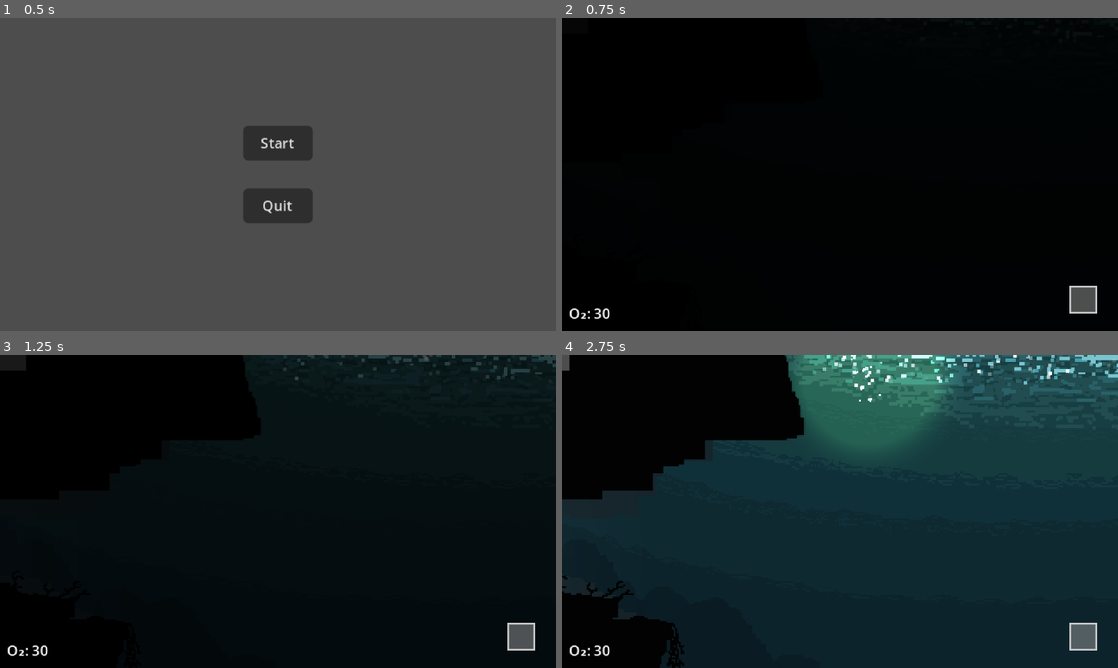
Above: before the commit, frames 1-4 (two rows, left to right).
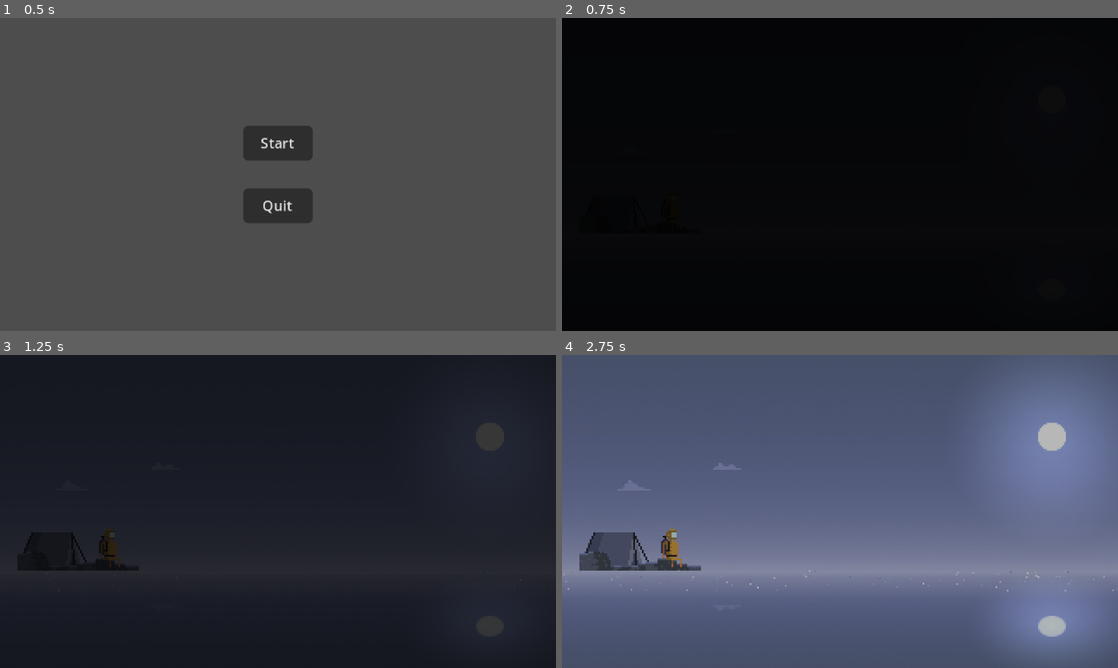
Above: after the commit, the same moments.

Repository: slowstate/atlantis
Game: Godot game, scene res://menus/main_menu/main_menu.tscn
The game is run twice, just before and just after one commit, with the same random seed, the same clock (stepped at 60 frames per second) and the same inputs. The engine's default icon, where the game draws it, is replaced by a stand-in: a white triangle on a blue panel in a dark square.
Inputs (mouse positions are in pixels of both pictures, inside the frame that each line leads up to):
- Up to frame 1 (0.5 s): no input
- Up to frame 2 (0.75 s): click "Start" at 0.5 s
- Up to frame 3 (1.25 s): no input
- Up to frame 4 (2.75 s): move the mouse to (962, 495) at 1.27 s; hold D (player_move_right) 1.28-2.03 s; hold F (player_interact) 1.28-2.03 s; move the mouse to (728, 527) at 2.02 s; hold S (player_move_down) from 2.03 s (still down); tap G (god_mode) at 2.1 s; tap F (player_interact) at 2.3 s

Frame 1 is identical in both runs. In frame 2, 0.6% of the frame differs, in the area x 1-97%, y 85-97%; in frame 3, 58%; in frame 4, 100%, in the area x 0-100%, y 0-100%.

Commit message:
Added opening cutscene, WIP fixing spawn points

Diff:
--- a/atlantis/argo/argo.tscn
+++ b/atlantis/argo/argo.tscn
@@ -53,7 +53,7 @@
 radius = 7.0
 
 [node name="Argo" type="CharacterBody2D"]
-z_index = 50
+z_index = 8
 collision_layer = 4
 collision_mask = 2
 floor_stop_on_slope = false
--- a/atlantis/menus/inventory/inventory.tscn
+++ b/atlantis/menus/inventory/inventory.tscn
@@ -228,7 +228,7 @@
 horizontal_alignment = 1
 
 [node name="ContentLabel" type="Label" parent="TextureRect/Info"]
-custom_minimum_size = Vector2(100, 80)
+custom_minimum_size = Vector2(90, 90)
 layout_mode = 2
 size_flags_horizontal = 4
 text = "Content goes here"
--- a/atlantis/menus/main_menu/main_menu.gd
+++ b/atlantis/menus/main_menu/main_menu.gd
@@ -1,6 +1,6 @@
 extends Node2D
 
-const WORLD = preload("uid://chhtc74hdy2e5")
+const OPENING_SCENE = preload("uid://cfmj22pmpp3tn")
 
 
 func _ready() -> void:
@@ -8,7 +8,7 @@
 
 
 func _on_start_button_pressed() -> void:
-	get_tree().change_scene_to_packed(WORLD)
+	get_tree().change_scene_to_packed(OPENING_SCENE)
 
 
 func _on_quit_button_pressed() -> void:
--- a/atlantis/player/player.gd
+++ b/atlantis/player/player.gd
@@ -192,7 +192,9 @@
 
 	player_state_machine.set_state("OxygenDepletingState")
 	oxygen = OXYGEN_MAX
-	enter_argo(true)
+
+	if spawn_point.owner is Argo:
+		enter_argo(true)
 
 	SignalBus.player_respawned.emit()
 
--- a/atlantis/player/player.tscn
+++ b/atlantis/player/player.tscn
@@ -1,9 +1,10 @@
-[gd_scene load_steps=42 format=3 uid="uid://j51i3vf5hn3d"]
+[gd_scene load_steps=47 format=3 uid="uid://j51i3vf5hn3d"]
 
 [ext_resource type="Script" uid="uid://d33wj2wxlurur" path="res://player/player.gd" id="1_oul6g"]
 [ext_resource type="Texture2D" uid="uid://bhsbeiho1ftwj" path="res://player/player.png" id="2_g1dw6"]
 [ext_resource type="Texture2D" uid="uid://drn2wfpxrdplg" path="res://player/player_jump_off.png" id="3_ebec5"]
 [ext_resource type="PackedScene" uid="uid://dgksxox3np48f" path="res://menus/inventory/inventory.tscn" id="3_g1dw6"]
+[ext_resource type="Texture2D" uid="uid://crss4sr06xmor" path="res://player/player_interact.png" id="3_kb6p2"]
 [ext_resource type="PackedScene" uid="uid://do72rdi1hrydt" path="res://player/hud/item_selector/item_selector.tscn" id="4_rgyib"]
 [ext_resource type="Texture2D" uid="uid://c3dtey7lxhtqa" path="res://player/player_swim.png" id="4_yllr7"]
 [ext_resource type="Script" uid="uid://cws56lrnieioe" path="res://player/PlayerStateMachine/player_state_machine.gd" id="4_yw30f"]
@@ -40,7 +41,23 @@
 
 [sub_resource type="AtlasTexture" id="AtlasTexture_kb6p2"]
 atlas = ExtResource("2_g1dw6")
-region = Rect2(0, 0, 10, 25)
+region = Rect2(0, 0, 40, 40)
+
+[sub_resource type="AtlasTexture" id="AtlasTexture_knn7v"]
+atlas = ExtResource("3_kb6p2")
+region = Rect2(0, 0, 40, 40)
+
+[sub_resource type="AtlasTexture" id="AtlasTexture_7pqkx"]
+atlas = ExtResource("3_kb6p2")
+region = Rect2(40, 0, 40, 40)
+
+[sub_resource type="AtlasTexture" id="AtlasTexture_uw77l"]
+atlas = ExtResource("3_kb6p2")
+region = Rect2(80, 0, 40, 40)
+
+[sub_resource type="AtlasTexture" id="AtlasTexture_rptt4"]
+atlas = ExtResource("3_kb6p2")
+region = Rect2(120, 0, 40, 40)
 
 [sub_resource type="AtlasTexture" id="AtlasTexture_wodsf"]
 atlas = ExtResource("3_ebec5")
@@ -108,7 +125,19 @@
 "name": &"default",
 "speed": 1.0
 }, {
-"frames": [],
+"frames": [{
+"duration": 1.0,
+"texture": SubResource("AtlasTexture_knn7v")
+}, {
+"duration": 1.0,
+"texture": SubResource("AtlasTexture_7pqkx")
+}, {
+"duration": 1.0,
+"texture": SubResource("AtlasTexture_uw77l")
+}, {
+"duration": 1.0,
+"texture": SubResource("AtlasTexture_rptt4")
+}],
 "loop": false,
 "name": &"interact",
 "speed": 10.0
@@ -237,6 +266,7 @@
 [node name="PlayerSprite" type="AnimatedSprite2D" parent="."]
 light_mask = 0
 sprite_frames = SubResource("SpriteFrames_knn7v")
+animation = &"jump_off"
 
 [node name="Camera2D" type="Camera2D" parent="."]
 limit_top = 0
--- a/atlantis/world/crystal_city/buildings/warehouse/warehouse_generator/warehouse_generator.gd
+++ b/atlantis/world/crystal_city/buildings/warehouse/warehouse_generator/warehouse_generator.gd
@@ -4,15 +4,12 @@
 var interacted := false
 
 @onready var photonic_invertor: PhotonicInvertor = $PhotonicInvertor
-
-
-func _ready() -> void:
-	photonic_invertor.visible = false
+@onready var panel: Sprite2D = $Panel
 
 
 func _on_interactable_just_interacted() -> void:
 	if Globals.player.currently_selected_tool == Ids.Items.MiningTool:
 		if !interacted:
 			interacted = true
-			photonic_invertor.visible = true
+			panel.visible = false
 			# photonic_invertor.play_animation()
--- a/atlantis/world/crystal_city/buildings/warehouse/warehouse_generator/warehouse_generator.tscn
+++ b/atlantis/world/crystal_city/buildings/warehouse/warehouse_generator/warehouse_generator.tscn
@@ -12,9 +12,10 @@
 script = ExtResource("1_mf2ym")
 
 [node name="PhotonicInvertor" parent="." instance=ExtResource("3_ehj8r")]
+z_index = 1
 position = Vector2(-2, 2)
 
-[node name="Sprite2D" type="Sprite2D" parent="."]
+[node name="Panel" type="Sprite2D" parent="."]
 position = Vector2(1, 0.5)
 texture = ExtResource("2_rbkaf")
 
--- a/atlantis/world/crystal_city/crystal_city.tscn
+++ b/atlantis/world/crystal_city/crystal_city.tscn
@@ -198,7 +198,7 @@
 position = Vector2(777, 1059)
 
 [node name="WarehouseInterior" parent="." instance=ExtResource("3_5r0gn")]
-position = Vector2(1048, 956)
+position = Vector2(1044, 956)
 
 [node name="Warehouse" parent="." instance=ExtResource("1_p0dhy")]
 position = Vector2(1048, 1059)
--- /dev/null
+++ b/atlantis/world/opening/opening_scene.gd
@@ -0,0 +1,31 @@
+extends Node2D
+
+const WORLD = preload("uid://chhtc74hdy2e5")
+
+@onready var fade_in_overlay: Sprite2D = $FadeInOverlay
+@onready var fade_in_timer: Timer = $FadeInTimer
+@onready var animated_sprite_2d: AnimatedSprite2D = $AnimatedSprite2D
+@onready var animation_player: AnimationPlayer = $AnimationPlayer
+@onready var water_splash_particles: GPUParticles2D = $WaterSplashParticles
+
+
+func _ready() -> void:
+	animated_sprite_2d.play("default")
+	fade_in_overlay.visible = true
+	fade_in_overlay.modulate.a = 1.0
+	fade_in_timer.start(3.0)
+
+
+func _process(_delta: float) -> void:
+	if !fade_in_timer.is_stopped():
+		fade_in_overlay.modulate.a = 1.0 - TimerUtils.timer_progress(fade_in_timer)
+
+
+func _on_fade_in_timer_timeout() -> void:
+	await get_tree().create_timer(2.0).timeout
+	animated_sprite_2d.play("jump_off")
+	animation_player.play("jump_off")
+	await get_tree().create_timer(0.45).timeout
+	water_splash_particles.emitting = true
+	await get_tree().create_timer(0.1).timeout
+	get_tree().change_scene_to_packed(WORLD)
--- /dev/null
+++ b/atlantis/world/opening/opening_scene.tscn
@@ -0,0 +1,238 @@
+[gd_scene load_steps=28 format=3 uid="uid://cfmj22pmpp3tn"]
+
+[ext_resource type="Texture2D" uid="uid://c71rkj41ho73l" path="res://world/opening/opening_scene.png" id="1_i7n71"]
+[ext_resource type="Script" uid="uid://d04ii4w0xspsr" path="res://world/opening/opening_scene.gd" id="1_yfivt"]
+[ext_resource type="Texture2D" uid="uid://drn2wfpxrdplg" path="res://player/player_jump_off.png" id="3_qxmy1"]
+[ext_resource type="Texture2D" uid="uid://b6t46gcedg7ao" path="res://world/opening/opening_scene_water.png" id="4_qxmy1"]
+
+[sub_resource type="AtlasTexture" id="AtlasTexture_18swj"]
+atlas = ExtResource("3_qxmy1")
+region = Rect2(0, 0, 40, 40)
+
+[sub_resource type="AtlasTexture" id="AtlasTexture_oftnv"]
+atlas = ExtResource("3_qxmy1")
+region = Rect2(0, 0, 40, 40)
+
+[sub_resource type="AtlasTexture" id="AtlasTexture_km1f2"]
+atlas = ExtResource("3_qxmy1")
+region = Rect2(40, 0, 40, 40)
+
+[sub_resource type="AtlasTexture" id="AtlasTexture_g16jo"]
+atlas = ExtResource("3_qxmy1")
+region = Rect2(80, 0, 40, 40)
+
+[sub_resource type="AtlasTexture" id="AtlasTexture_rewee"]
+atlas = ExtResource("3_qxmy1")
+region = Rect2(120, 0, 40, 40)
+
+[sub_resource type="SpriteFrames" id="SpriteFrames_co3hy"]
+animations = [{
+"frames": [{
+"duration": 1.0,
+"texture": SubResource("AtlasTexture_18swj")
+}],
+"loop": false,
+"name": &"default",
+"speed": 5.0
+}, {
+"frames": [{
+"duration": 1.0,
+"texture": SubResource("AtlasTexture_oftnv")
+}, {
+"duration": 1.0,
+"texture": SubResource("AtlasTexture_km1f2")
+}, {
+"duration": 1.0,
+"texture": SubResource("AtlasTexture_g16jo")
+}, {
+"duration": 1.0,
+"texture": SubResource("AtlasTexture_rewee")
+}],
+"loop": false,
+"name": &"jump_off",
+"speed": 20.0
+}]
+
+[sub_resource type="Animation" id="Animation_66mpu"]
+resource_name = "jump_off"
+tracks/0/type = "bezier"
+tracks/0/imported = false
+tracks/0/enabled = true
+tracks/0/path = NodePath("AnimatedSprite2D:position:x")
+tracks/0/interp = 1
+tracks/0/loop_wrap = true
+tracks/0/keys = {
+"handle_modes": PackedInt32Array(0, 1, 3, 3, 0),
+"points": PackedFloat32Array(63, 0, 0, 0, 0, 63, 0, 0, 0, 0, 81.5, -0.06666668, -7, 0.06666668, 7, 103, -0.09874153, -2.5, 0.09874153, 2.5, 104, 0, 0, 0, 0),
+"times": PackedFloat32Array(0, 0.000854454, 0.2, 0.56666666, 0.6)
+}
+tracks/1/type = "bezier"
+tracks/1/imported = false
+tracks/1/enabled = true
+tracks/1/path = NodePath("AnimatedSprite2D:position:y")
+tracks/1/interp = 1
+tracks/1/loop_wrap = true
+tracks/1/keys = {
+"handle_modes": PackedInt32Array(0, 3, 3, 0, 0),
+"points": PackedFloat32Array(111, 0, 0, 0, 0, 113.5, -0.0002136135, 0, 0.0002136135, 0, 100, -0.06666667, 5, 0.06666667, -5, 106.5, -0.03333333, -3, 0.03333333, 3, 142, 0, 0, 0, 0),
+"times": PackedFloat32Array(0, 0.000854454, 0.1, 0.36666667, 0.6)
+}
+
+[sub_resource type="Animation" id="Animation_bjfkh"]
+length = 0.001
+tracks/0/type = "bezier"
+tracks/0/imported = false
+tracks/0/enabled = true
+tracks/0/path = NodePath("AnimatedSprite2D:position:x")
+tracks/0/interp = 1
+tracks/0/loop_wrap = true
+tracks/0/keys = {
+"handle_modes": PackedInt32Array(0, 0),
+"points": PackedFloat32Array(63, 0, 0, 0, 0, 63, 0, 0, 0, 0),
+"times": PackedFloat32Array(0, 0.000854454)
+}
+tracks/1/type = "bezier"
+tracks/1/imported = false
+tracks/1/enabled = true
+tracks/1/path = NodePath("AnimatedSprite2D:position:y")
+tracks/1/interp = 1
+tracks/1/loop_wrap = true
+tracks/1/keys = {
+"handle_modes": PackedInt32Array(0, 0),
+"points": PackedFloat32Array(111, 0, 0, 0, 0, 113.5, -0.0002136135, 0, 0.0002136135, 0),
+"times": PackedFloat32Array(0, 0.000854454)
+}
+
+[sub_resource type="AnimationLibrary" id="AnimationLibrary_4avxg"]
+_data = {
+&"RESET": SubResource("Animation_bjfkh"),
+&"jump_off": SubResource("Animation_66mpu")
+}
+
+[sub_resource type="Curve" id="Curve_qxmy1"]
+_data = [Vector2(0, 1), 0.0, 0.0, 0, 0, Vector2(1, 0), 0.0, 0.0, 0, 0]
+point_count = 2
+
+[sub_resource type="CurveTexture" id="CurveTexture_18swj"]
+curve = SubResource("Curve_qxmy1")
+
+[sub_resource type="Gradient" id="Gradient_oftnv"]
+offsets = PackedFloat32Array(0, 0.65584415)
+colors = PackedColorArray(0.49411765, 0.53333336, 0.7137255, 1, 1, 1, 1, 1)
+
+[sub_resource type="GradientTexture1D" id="GradientTexture1D_km1f2"]
+gradient = SubResource("Gradient_oftnv")
+width = 4
+
+[sub_resource type="ParticleProcessMaterial" id="ParticleProcessMaterial_g16jo"]
+particle_flag_disable_z = true
+emission_shape = 1
+emission_sphere_radius = 6.0
+direction = Vector3(0, -1, 0)
+initial_velocity_min = 20.0
+initial_velocity_max = 60.0
+gravity = Vector3(0, 98, 0)
+scale_max = 2.0
+color_initial_ramp = SubResource("GradientTexture1D_km1f2")
+alpha_curve = SubResource("CurveTexture_18swj")
+
+[sub_resource type="Curve" id="Curve_18swj"]
+_data = [Vector2(0, 0), 0.0, 0.0, 0, 0, Vector2(0.5, 1), 0.0, 0.0, 0, 0, Vector2(1, 0), 0.0, 0.0, 0, 0]
+point_count = 3
+
+[sub_resource type="CurveTexture" id="CurveTexture_oftnv"]
+curve = SubResource("Curve_18swj")
+
+[sub_resource type="Gradient" id="Gradient_km1f2"]
+colors = PackedColorArray(0.5568628, 0.5921569, 0.7647059, 1, 1, 1, 1, 1)
+
+[sub_resource type="GradientTexture1D" id="GradientTexture1D_g16jo"]
+gradient = SubResource("Gradient_km1f2")
+width = 4
+
+[sub_resource type="ParticleProcessMaterial" id="ParticleProcessMaterial_qxmy1"]
+particle_flag_disable_z = true
+emission_shape = 3
+emission_box_extents = Vector3(160, 6, 1)
+gravity = Vector3(0, 0, 0)
+color_initial_ramp = SubResource("GradientTexture1D_g16jo")
+alpha_curve = SubResource("CurveTexture_oftnv")
+turbulence_noise_strength = 0.1
+turbulence_noise_scale = 0.2
+
+[sub_resource type="Gradient" id="Gradient_yfivt"]
+offsets = PackedFloat32Array(0)
+colors = PackedColorArray(0, 0, 0, 1)
+
+[sub_resource type="GradientTexture2D" id="GradientTexture2D_qxmy1"]
+gradient = SubResource("Gradient_yfivt")
+width = 320
+height = 180
+
+[sub_resource type="Gradient" id="Gradient_qxmy1"]
+interpolation_mode = 2
+colors = PackedColorArray(1, 1, 1, 0.5, 1, 1, 1, 0)
+
+[sub_resource type="GradientTexture2D" id="GradientTexture2D_18swj"]
+gradient = SubResource("Gradient_qxmy1")
+width = 128
+height = 128
+fill = 1
+fill_from = Vector2(0.5, 0.5)
+fill_to = Vector2(0.5, 0)
+
+[node name="OpeningScene" type="Node2D"]
+script = ExtResource("1_yfivt")
+
+[node name="Background" type="Sprite2D" parent="."]
+texture = ExtResource("1_i7n71")
+centered = false
+
+[node name="AnimatedSprite2D" type="AnimatedSprite2D" parent="."]
+position = Vector2(63, 111)
+sprite_frames = SubResource("SpriteFrames_co3hy")
+animation = &"jump_off"
+frame = 3
+frame_progress = 1.0
+
+[node name="AnimationPlayer" type="AnimationPlayer" parent="."]
+libraries = {
+&"": SubResource("AnimationLibrary_4avxg")
+}
+
+[node name="OpeningSceneWater" type="Sprite2D" parent="."]
+position = Vector2(160, 154.5)
+texture = ExtResource("4_qxmy1")
+
+[node name="WaterSplashParticles" type="GPUParticles2D" parent="."]
+position = Vector2(101, 131)
+emitting = false
+amount = 32
+one_shot = true
+explosiveness = 0.9
+process_material = SubResource("ParticleProcessMaterial_g16jo")
+
+[node name="GPUParticles2D" type="GPUParticles2D" parent="."]
+position = Vector2(160, 130)
+amount = 128
+lifetime = 1.5
+process_material = SubResource("ParticleProcessMaterial_qxmy1")
+
+[node name="FadeInOverlay" type="Sprite2D" parent="."]
+visible = false
+texture = SubResource("GradientTexture2D_qxmy1")
+centered = false
+
+[node name="FadeInTimer" type="Timer" parent="."]
+one_shot = true
+
+[node name="PointLight2D" type="PointLight2D" parent="."]
+position = Vector2(282, 47)
+texture = SubResource("GradientTexture2D_18swj")
+
+[node name="PointLight2D2" type="PointLight2D" parent="."]
+position = Vector2(282, 156)
+scale = Vector2(0.8, 0.5)
+texture = SubResource("GradientTexture2D_18swj")
+
+[connection signal="timeout" from="FadeInTimer" to="." method="_on_fade_in_timer_timeout"]
--- /dev/null
+++ b/atlantis/world/surface_spawn_point.gd
@@ -0,0 +1,2 @@
+class_name SurfaceSpawnPoint
+extends Node2D
--- a/atlantis/world/world.gd
+++ b/atlantis/world/world.gd
@@ -8,21 +8,21 @@
 @onready var fish_spawn_timer: Timer = $FishSpawnTimer
 @onready var player: Player = $Player
 @onready var animation_player: AnimationPlayer = $AnimationPlayer
-@onready var fade_in_overlay: Sprite2D = $FadeInOverlay
-@onready var fade_in_timer: Timer = $FadeInTimer
+@onready var surface_spawn_point: SurfaceSpawnPoint = $SurfaceSpawnPoint
 
 
 func _ready() -> void:
+	player.spawn_point = ComponentUtils.get_component(surface_spawn_point, SpawnPoint.string_name) as SpawnPoint
+	#print("spawn: " + str(player.spawn_point.owner))
 	fish_spawn_timer.start(randf_range(4.0, 8.0))
 	player.visible = false
 	player.controls_enabled = false
-	fade_in_overlay.modulate.a = 1.0
-	fade_in_timer.start(2.0)
+	animation_player.play("player_dive")
+	await get_tree().create_timer(1.5).timeout
+	player.controls_enabled = true
 
 
 func _physics_process(_delta: float) -> void:
-	if !fade_in_timer.is_stopped():
-		fade_in_overlay.modulate.a = 1.0 - TimerUtils.timer_progress(fade_in_timer)
 	if !has_played_argo_sequence and player.global_position.y >= 64:
 		_play_argo_sequence()
 		has_played_argo_sequence = true
@@ -47,9 +47,3 @@
 		add_child(additional_fish)
 
 	fish_spawn_timer.start(randf_range(4.0, 16.0))
-
-
-func _on_fade_in_timer_timeout() -> void:
-	animation_player.play("player_dive")
-	await get_tree().create_timer(1.5).timeout
-	player.controls_enabled = true
--- a/atlantis/world/world.tscn
+++ b/atlantis/world/world.tscn
@@ -5,6 +5,8 @@
 [ext_resource type="PackedScene" uid="uid://j51i3vf5hn3d" path="res://player/player.tscn" id="2_h5o24"]
 [ext_resource type="PackedScene" uid="uid://78dtm2oyn1qs" path="res://world/crystal_city/crystal_city.tscn" id="2_mmdvd"]
 [ext_resource type="PackedScene" uid="uid://bkqgm12tie6br" path="res://argo/argo.tscn" id="3_mmdvd"]
+[ext_resource type="Script" uid="uid://dqoyxm1kcp32q" path="res://world/surface_spawn_point.gd" id="7_ai45w"]
+[ext_resource type="Script" uid="uid://ds4fwatayx6mo" path="res://components/spawn_point/spawn_point.gd" id="7_sc4t8"]
 [ext_resource type="Texture2D" uid="uid://okf7smr618ds" path="res://world/parallax_2d_layer/ocean.png" id="8_ai45w"]
 
 [sub_resource type="Gradient" id="Gradient_fn3g3"]
@@ -207,15 +209,6 @@
 &"player_dive": SubResource("Animation_fn3g3")
 }
 
-[sub_resource type="Gradient" id="Gradient_sc4t8"]
-offsets = PackedFloat32Array(0)
-colors = PackedColorArray(0, 0, 0, 1)
-
-[sub_resource type="GradientTexture2D" id="GradientTexture2D_ai45w"]
-gradient = SubResource("Gradient_sc4t8")
-width = 600
-height = 300
-
 [node name="World" type="Node2D"]
 script = ExtResource("1_mmdvd")
 
@@ -261,16 +254,14 @@
 &"": SubResource("AnimationLibrary_ai45w")
 }
 
-[node name="FadeInOverlay" type="Sprite2D" parent="."]
-modulate = Color(1, 1, 1, 0)
-z_index = 99
-position = Vector2(601, 90)
-texture = SubResource("GradientTexture2D_ai45w")
-
-[node name="FadeInTimer" type="Timer" parent="."]
-one_shot = true
-
 [node name="CanvasModulate" type="CanvasModulate" parent="."]
 
+[node name="SurfaceSpawnPoint" type="Node2D" parent="."]
+position = Vector2(600, 35)
+script = ExtResource("7_ai45w")
+
+[node name="SpawnPoint" type="Node" parent="SurfaceSpawnPoint"]
+script = ExtResource("7_sc4t8")
+metadata/_custom_type_script = "uid://ds4fwatayx6mo"
+
 [connection signal="timeout" from="FishSpawnTimer" to="." method="_on_fish_spawn_timer_timeout"]
-[connection signal="timeout" from="FadeInTimer" to="." method="_on_fade_in_timer_timeout"]
Not shown, added: atlantis/world/opening/opening_scene.gd.uid
Binary file added: atlantis/world/opening/opening_scene_water.png
Not shown, added: atlantis/world/opening/opening_scene_water.png.import
Not shown, added: atlantis/world/surface_spawn_point.gd.uid
